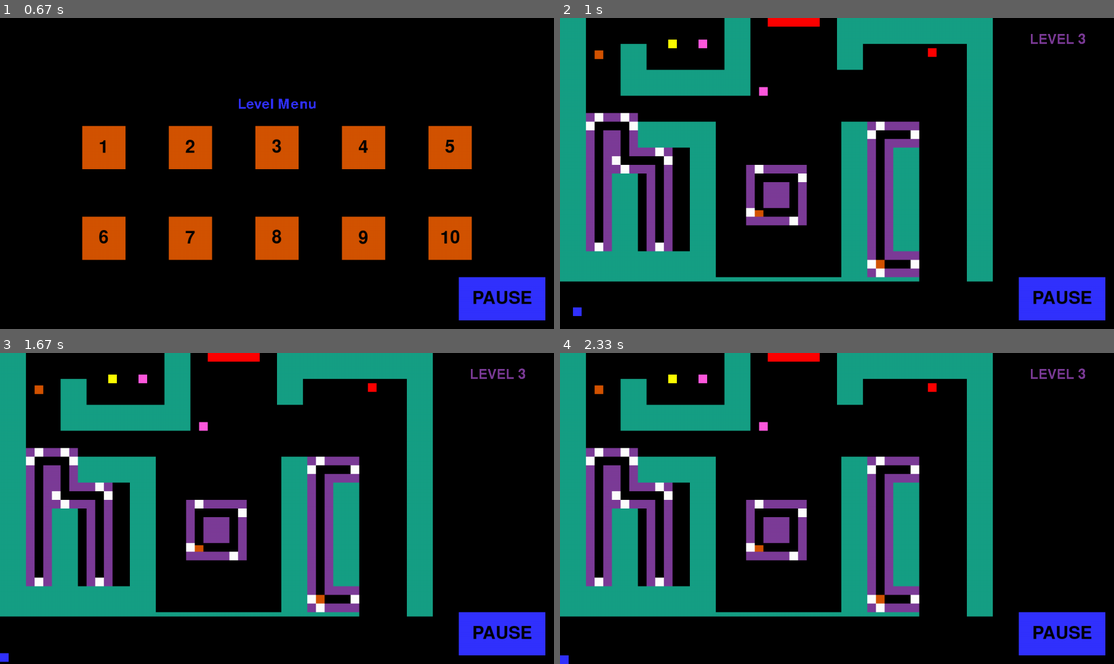
Above: before the commit, frames 1-4 (two rows, left to right).
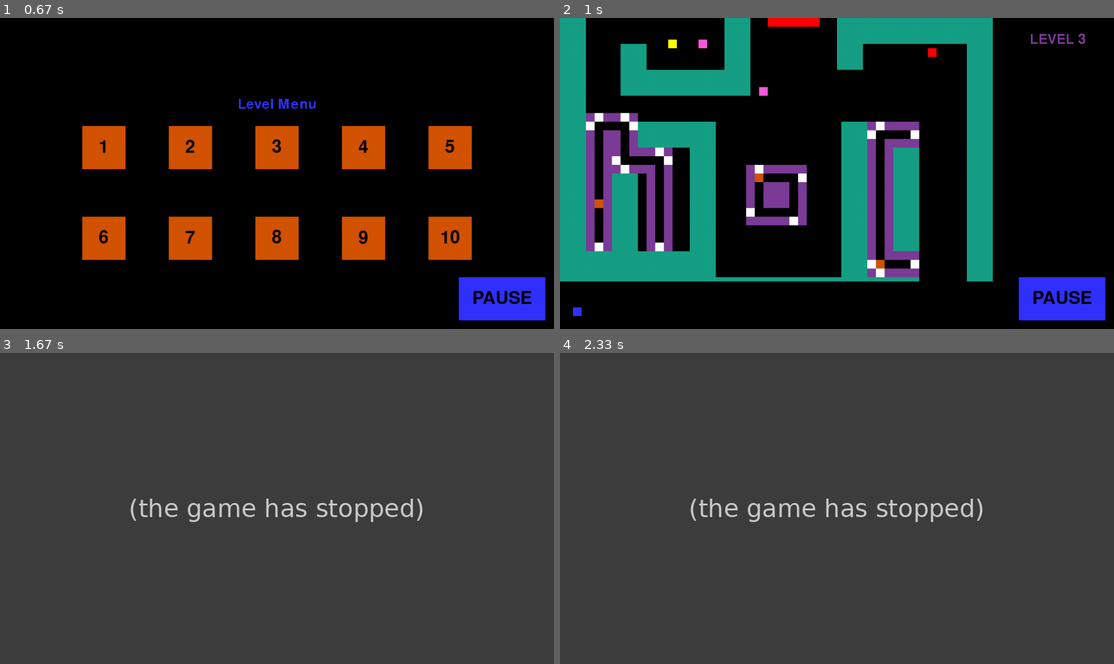
Above: after the commit, the same moments.

Repository: KUP9752/Kagan-Project
Game: pygame game, started from Project.py
The game is run twice, just before and just after one commit, with the same random seed, the same clock (stepped at 60 frames per second) and the same inputs.
Inputs:
- Up to frame 1 (0.67 s): click "PLAY" at 0.38 s
- Up to frame 2 (1 s): click "3" at 0.72 s
- Up to frame 3 (1.67 s): hold A 1-1.53 s; hold S from 1.57 s (still down)
- Up to frame 4 (2.33 s): release S at 1.87 s

Frame 1 is identical in both runs. In frame 2, 0.2% of the frame differs, in the area x 6-37%, y 10-65%; in frame 3, 100%, in the area x 0-100%, y 0-100%; in frame 4, 100%.
Error after the commit: TypeError: unsupported operand type(s) for *: 'method' and 'int' (Project.py line 149); the game stopped at 1 s (later frames are placeholders)

Commit message:
added movement to enemy3
fix the changing of direction for the enemy 3 chaning

Diff:
--- a/Project.py
+++ b/Project.py
@@ -70,7 +70,7 @@
         self.keycollected =True
 
     def update(self):
-        #------Level border collision logic
+        #------Level border collision logic and movement
         if (self.rect.x>=0 and self.rect.x<=980) and (self.rect.y >=0 and self.rect.y<=700):
             self.rect.x = self.rect.x + self.direction_x*self.speed
             self.rect.y = self.rect.y + self.direction_y*self.speed
@@ -141,6 +141,23 @@
         elif self.facing ==64:  #facing left
             self.direction_x = -1
 
+    def update(self):
+        if self.speed !=0:
+            if self.direction_x != 0:
+                self.rect.x += self.direction_x*self.speed
+            if self.direction_y != 0:
+                self.rect.y += self.direction_y*self.speed
+
+            enemyobs_hit_group = pygame.sprite.spritecollide(self, enemyobs_group, False)
+            for elem in enemyobs_hit_group:
+                if enemyobs_hit_group[0].get_direction_y == 0 and enemyobs_hit_group[0].get_direction_x == 0:
+                    self.rect.x -= self.direction_x*self.speed
+                elif enemyobs_hit_group[0].get_direction_y != 0:
+                    self.direction_y = enemyobs_hit_group[0].get_direction_y
+                elif enemyobs_hit_group[0].get_direction_x != 0:
+                    self.direction_x = enemyobs_hit_group[0].get_direction_x
+
+
 #sub classes of enemies are the different types of enemies
 
 class Enemy1(Enemy):
@@ -163,12 +180,6 @@
         self.colour = ORANGE
         super().__init__(x, y, facing)
 
-    def update(self):
-        enemyobs_hit_group = pygame.sprite.groupcollide(enemy_group, enemyobs_group, False, False)
-        if self.direction_x != 0:
-            self.rect.x = self.rect.x + self.direction_x*self.speed
-        if self.direction_y != 0:
-            self.rect.y = self.rect.x + self.direction_y*self.speed
 
 
 
@@ -200,6 +211,13 @@
         self.rect = self.image.get_rect()
         self.rect.x = x
         self.rect.y = y
+
+    def get_direction_x(self):
+        return self.direction_x
+
+    def get_direction_y(self):
+        return self.direction_y
+
 
 
 class Obstacle(pygame.sprite.Sprite):
